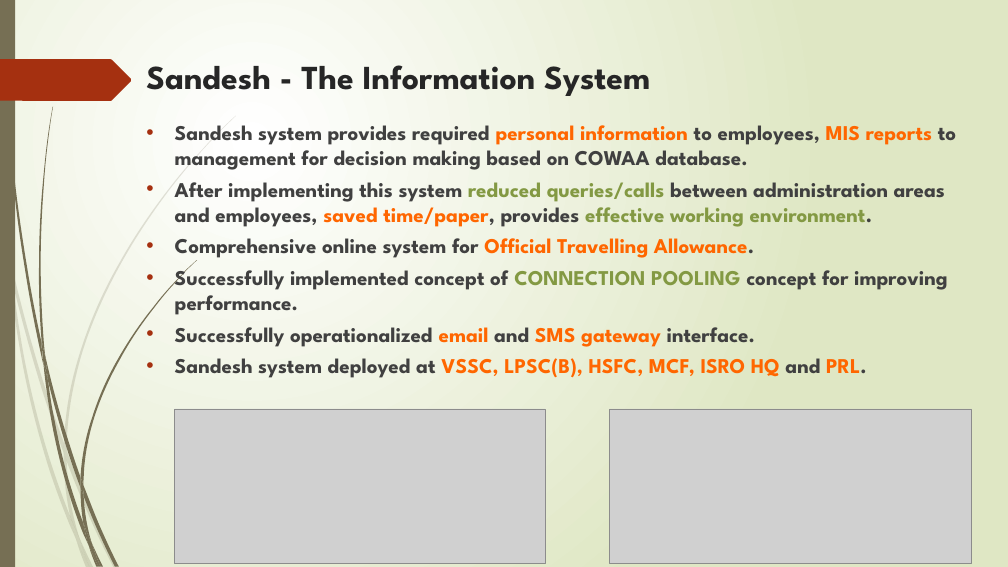
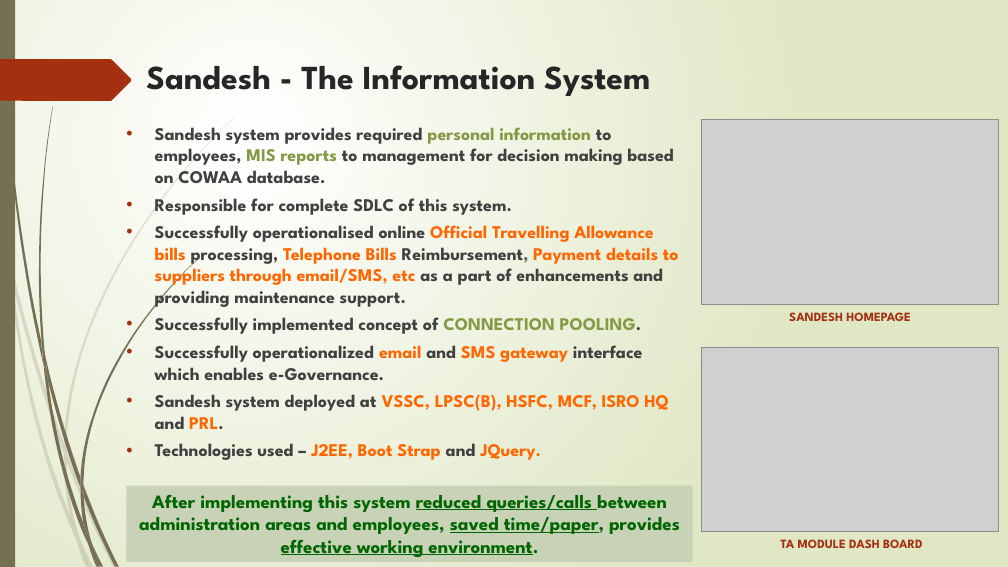
Before and after one commit to NavdeepGarg/DPC_Repo, a slide deck: slide 6 of handOutSources/PSNath SE to SF Profile.pptx (slide 5 before the commit). Drawn at 1008x567 pixels with LibreOffice and Linux fonts; fonts in the diff are those of the drawing; grey boxes stand for pictures. Boxes give left, top, right and bottom in pixels: in the first picture for what was removed or moved away, otherwise in the second. Text is boxed around its words. In the diff, an @@ line names an element or a change of style, - is before the commit and + after.

```diff
--- a/handOutSources/PSNath SE to SF Profile.pptx
+++ b/handOutSources/PSNath SE to SF Profile.pptx
@@ text "Sandesh system provides required personal ..." moved from (x1=175, y1=125, x2=956, y2=378) to (x1=155, y1=127, x2=679, y2=460) @@
@@ picture resized from (x1=175, y1=409, x2=545, y2=564) to (x1=702, y1=119, x2=999, y2=305) @@
@@ text at (x1=155, y1=127, x2=674, y2=429): size 20 to 17 pt in "Sandesh system provides required personal information to ...", "Sandesh system deployed at VSSC, LPSC(B), HSFC, ..."; text colour #FF6600 to #839943 in "personal information MIS reports" @@
@@ text at (x1=155, y1=198, x2=679, y2=380): text changed; size 20 to 17 pt @@
-• After implementing this system reduced queries/calls between administration areas and employees, saved time/paper, provides effective working environment.
-• Comprehensive online system for Official Travelling Allowance.
-• Successfully implemented concept of CONNECTION POOLING concept for improving performance.
-• Successfully operationalized email and SMS gateway interface.
+• Responsible for complete SDLC of this system.
+• Successfully operationalised online Official Travelling Allowance bills processing, Telephone Bills Reimbursement, Payment details to suppliers through email/SMS, etc as a part of enhancements and providing maintenance support.
+• Successfully implemented concept of CONNECTION POOLING.
+• Successfully operationalized email and SMS gateway interface which enables e-Governance.
@@ text added at (x1=789, y1=312, x2=910, y2=321), 12 pt, text #A53010, bold @@
+SANDESH HOMEPAGE
@@ picture added at (x1=702, y1=347, x2=999, y2=532) @@
@@ picture removed at (x1=609, y1=409, x2=972, y2=564) @@
@@ text at (x1=155, y1=443, x2=541, y2=460): paragraph added @@
+• Technologies used – J2EE, Boot Strap and JQuery.
@@ rectangle added at (x1=126, y1=485, x2=693, y2=562), fill #C7D2B7, 18 pt, text #006600, bold @@
+After implementing this system reduced queries/calls between administration areas and employees, saved time/paper, provides effective working environment.
@@ text added at (x1=780, y1=539, x2=922, y2=548), 12 pt, text #A53010, bold @@
+TA MODULE DASH BOARD
```
Also in this commit, not shown: 6 other slides changed, 1 slide added, 1 other file.
